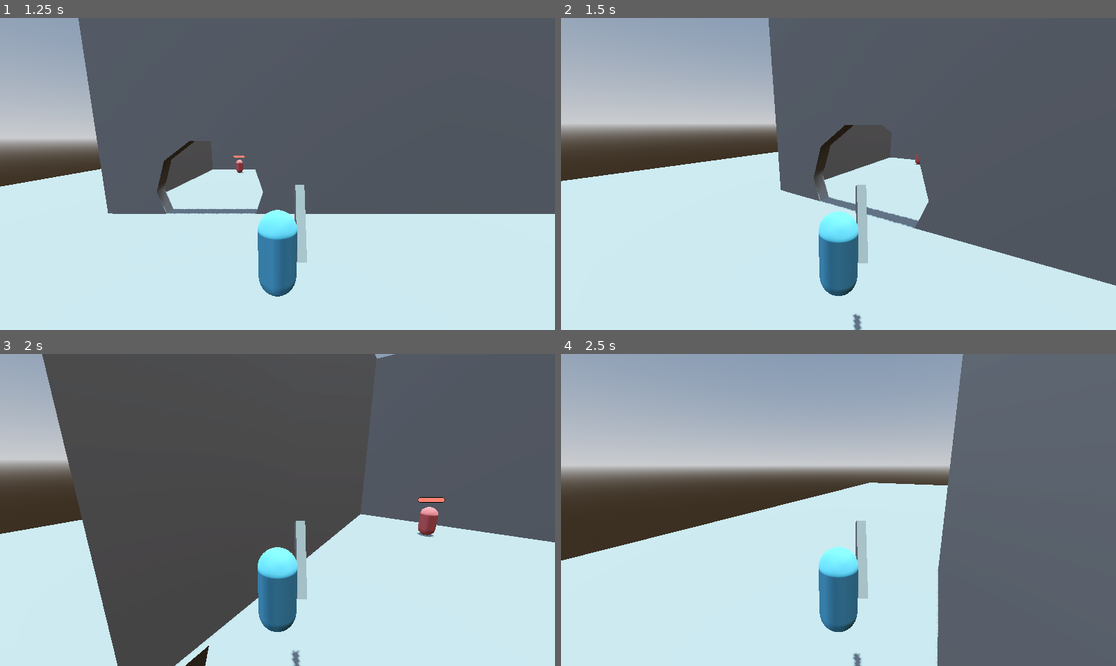
Above: before the commit, frames 1-4 (two rows, left to right).
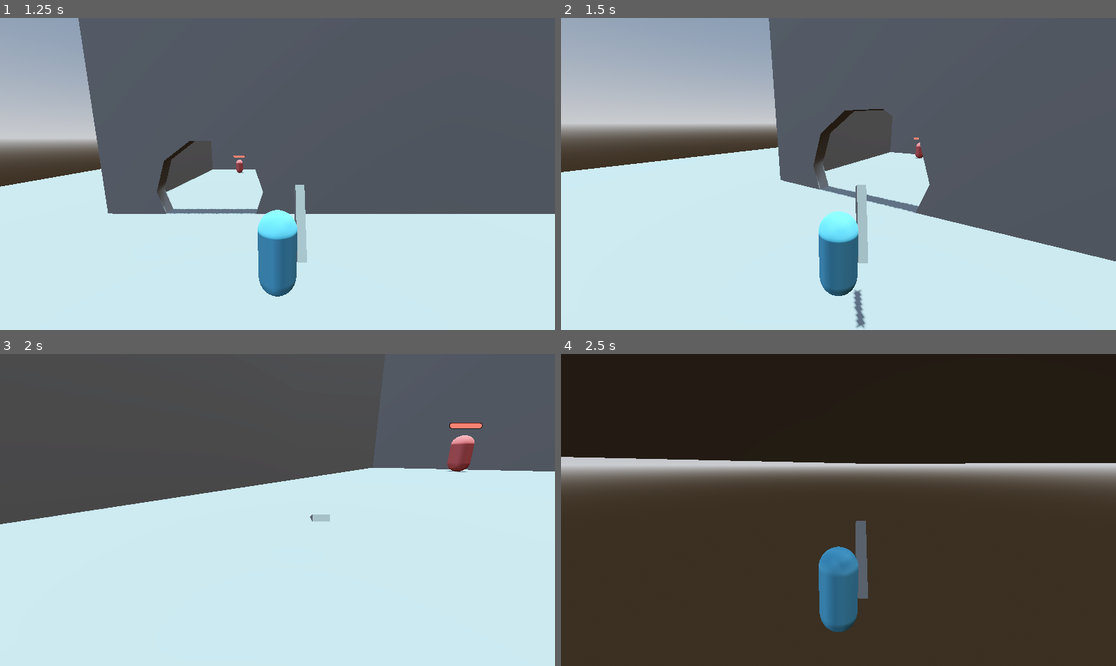
Above: after the commit, the same moments.

Repository: hollisma/mvm-30
Game: Godot game, scene res://scenes/system/main.tscn
The game is run twice, just before and just after one commit, with the same random seed, the same clock (stepped at 60 frames per second) and the same inputs.
Inputs (mouse positions are in pixels of both pictures, inside the frame that each line leads up to):
- Up to frame 1 (1.25 s): tap Enter at 0.5 s; move the mouse to (399, 158) at 0.52 s; hold D (right) from 0.53 s (still down); click (399, 158) at 0.6 s; tap Space (jump) at 0.77 s
- Up to frame 2 (1.5 s): move the mouse to (810, 174) at 1.27 s; release D (right) at 1.28 s; hold W (forward) from 1.28 s (still down); tap ` (dev_freefly) at 1.35 s
- Up to frame 3 (2 s): keep holding W (forward); tap Space (jump) at 1.52 s
- Up to frame 4 (2.5 s): keep holding W (forward); move the mouse to (849, 503) at 2.02 s; hold Shift (sprint) from 2.03 s (still down)

Frame 1 is identical in both runs. In frame 2, 5.5% of the frame differs, in the area x 0-100%, y 1-100%; in frame 3, 33%; in frame 4, 87%, in the area x 0-100%, y 0-100%.

Commit message:
clean up some stuff

Diff:
--- a/scenes/characters/player.gd
+++ b/scenes/characters/player.gd
@@ -17,14 +17,14 @@
 @export var freefly_speed := 25.0
 
 @onready var collider: CollisionShape3D = $Collider
-@onready var head: Node3D = $Visuals/Head
-@onready var sword: CandyCaneSword = $Visuals/RightHand/CandyCaneSword
+@onready var sword: CandyCaneSword = $RightHand/CandyCaneSword
 @onready var animation_player: AnimationPlayer = $AnimationPlayer
 
 @onready var camera_root_offset: Node3D = $CameraRootOffset
 @onready var camera_pivot: Node3D = $CameraRootOffset/CameraPivot
 @onready var camera_boom: SpringArm3D = $CameraRootOffset/CameraPivot/CameraBoom
 @onready var camera_leaf_offset: Node3D = $CameraRootOffset/CameraPivot/CameraBoom/CameraLeafOffset
+@onready var camera: Camera3D = $CameraRootOffset/CameraPivot/CameraBoom/CameraLeafOffset/Camera
 
 var _move_speed := 0.0
 var _look_rotation: Vector2
@@ -103,7 +103,7 @@
 
 func _do_freefly_move(delta: float):
 	var input_dir := Input.get_vector("left", "right", "forward", "backward")
-	var motion_dir := (head.global_basis * Vector3(input_dir.x, 0, input_dir.y)).normalized()
+	var motion_dir := (camera.global_basis * Vector3(input_dir.x, 0, input_dir.y)).normalized()
 	var motion := motion_dir * freefly_speed * delta
 	move_and_collide(motion)
 
--- a/scenes/characters/player.tscn
+++ b/scenes/characters/player.tscn
@@ -1,6 +1,7 @@
-[gd_scene load_steps=9 format=3 uid="uid://njraxn2ljfto"]
+[gd_scene load_steps=10 format=3 uid="uid://njraxn2ljfto"]
 
 [ext_resource type="Script" uid="uid://brcqkn2i6iwc3" path="res://scenes/characters/player.gd" id="1_rp718"]
+[ext_resource type="PackedScene" uid="uid://dth1id2rekshn" path="res://scenes/interfaces/damageable.tscn" id="2_76oj4"]
 [ext_resource type="PackedScene" uid="uid://8tbebxmq5d6p" path="res://scenes/objects/candy_cane_sword.tscn" id="2_yewv4"]
 
 [sub_resource type="CapsuleShape3D" id="CapsuleShape3D_iof21"]
@@ -20,7 +21,7 @@
 tracks/0/type = "value"
 tracks/0/imported = false
 tracks/0/enabled = true
-tracks/0/path = NodePath("Visuals/RightHand:rotation")
+tracks/0/path = NodePath("RightHand:rotation")
 tracks/0/interp = 1
 tracks/0/loop_wrap = true
 tracks/0/keys = {
@@ -32,7 +33,7 @@
 tracks/1/type = "value"
 tracks/1/imported = false
 tracks/1/enabled = true
-tracks/1/path = NodePath("Visuals/RightHand:position")
+tracks/1/path = NodePath("RightHand:position")
 tracks/1/interp = 1
 tracks/1/loop_wrap = true
 tracks/1/keys = {
@@ -47,7 +48,7 @@
 tracks/0/type = "value"
 tracks/0/imported = false
 tracks/0/enabled = true
-tracks/0/path = NodePath("Visuals/RightHand:rotation")
+tracks/0/path = NodePath("RightHand:rotation")
 tracks/0/interp = 1
 tracks/0/loop_wrap = true
 tracks/0/keys = {
@@ -59,7 +60,7 @@
 tracks/1/type = "value"
 tracks/1/imported = false
 tracks/1/enabled = true
-tracks/1/path = NodePath("Visuals/RightHand:position")
+tracks/1/path = NodePath("RightHand:position")
 tracks/1/interp = 1
 tracks/1/loop_wrap = true
 tracks/1/keys = {
@@ -79,6 +80,8 @@
 collision_layer = 2
 script = ExtResource("1_rp718")
 
+[node name="Damageable" parent="." unique_id=710555215 instance=ExtResource("2_76oj4")]
+
 [node name="Collider" type="CollisionShape3D" parent="." unique_id=1324870049]
 transform = Transform3D(1, 0, 0, 0, 1, 0, 0, 0, 1, 0, 0.9, 0)
 shape = SubResource("CapsuleShape3D_iof21")
@@ -91,14 +94,11 @@
 cast_shadow = 0
 mesh = SubResource("CapsuleMesh_ucva2")
 
-[node name="Head" type="Node3D" parent="Visuals" unique_id=372346071]
-transform = Transform3D(1, 0, 0, 0, 1, 0, 0, 0, 1, 0, 1.7, 0)
-
-[node name="RightHand" type="Node3D" parent="Visuals" unique_id=717463165]
+[node name="RightHand" type="Node3D" parent="." unique_id=717463165]
 transform = Transform3D(1, 0, 0, 0, 1, 0, 0, 0, 1, 0.49999997, 1.4000001, -0.4)
 
-[node name="CandyCaneSword" parent="Visuals/RightHand" unique_id=358481938 instance=ExtResource("2_yewv4")]
-transform = Transform3D(1, 0, 0, 0, 0.90630776, 0.42261827, 0, -0.42261827, 0.90630776, 0, 0, 0)
+[node name="CandyCaneSword" parent="RightHand" unique_id=358481938 instance=ExtResource("2_yewv4")]
+transform = Transform3D(1, 0, 0, 0, 0.90630776, 0.4226183, 0, -0.4226183, 0.90630776, 0, 0, 0)
 
 [node name="CameraRootOffset" type="Node3D" parent="." unique_id=1679834426]
 
--- a/scenes/enemies/enemy.tscn
+++ b/scenes/enemies/enemy.tscn
@@ -4,24 +4,26 @@
 [ext_resource type="PackedScene" uid="uid://dth1id2rekshn" path="res://scenes/interfaces/damageable.tscn" id="2_8e3ao"]
 [ext_resource type="PackedScene" uid="uid://beax78p4udixi" path="res://scenes/enemies/health_bar.tscn" id="3_38ino"]
 
+[sub_resource type="CapsuleShape3D" id="CapsuleShape3D_8e3ao"]
+
 [sub_resource type="StandardMaterial3D" id="StandardMaterial3D_6xk8f"]
 albedo_color = Color(0.88, 0.41360003, 0.41360003, 1)
 
 [sub_resource type="CapsuleMesh" id="CapsuleMesh_6xk8f"]
 
-[sub_resource type="CapsuleShape3D" id="CapsuleShape3D_8e3ao"]
-
 [node name="Enemy" type="CharacterBody3D" unique_id=286009393]
 script = ExtResource("1_6xk8f")
 
-[node name="Mesh" type="MeshInstance3D" parent="." unique_id=569980125]
-material_override = SubResource("StandardMaterial3D_6xk8f")
-mesh = SubResource("CapsuleMesh_6xk8f")
+[node name="Damageable" parent="." unique_id=710555215 instance=ExtResource("2_8e3ao")]
 
 [node name="Collider" type="CollisionShape3D" parent="." unique_id=1071146617]
 shape = SubResource("CapsuleShape3D_8e3ao")
 
-[node name="Damageable" parent="." unique_id=710555215 instance=ExtResource("2_8e3ao")]
+[node name="Visuals" type="Node3D" parent="." unique_id=376280523]
+
+[node name="Mesh" type="MeshInstance3D" parent="Visuals" unique_id=569980125]
+material_override = SubResource("StandardMaterial3D_6xk8f")
+mesh = SubResource("CapsuleMesh_6xk8f")
 
 [node name="HealthBar" parent="." unique_id=1092299156 instance=ExtResource("3_38ino")]
 transform = Transform3D(1, 0, 0, 0, 1, 0, 0, 0, 1, 0, 1.5, 0)
--- a/scenes/objects/candy_cane_sword.tscn
+++ b/scenes/objects/candy_cane_sword.tscn
@@ -8,12 +8,14 @@
 [node name="CandyCaneSword" type="Node3D" unique_id=358481938]
 script = ExtResource("1_bvdko")
 
-[node name="Mesh" type="CSGBox3D" parent="." unique_id=2104370970]
-transform = Transform3D(1, 0, 0, 0, 1, 0, 0, 0, 1, 2.2351742e-08, 1.4901161e-07, 1.4901161e-08)
-size = Vector3(0.2, 1.6, 0.4)
-
 [node name="CollisionArea" type="Area3D" parent="." unique_id=1427454386]
 
 [node name="Collider" type="CollisionShape3D" parent="CollisionArea" unique_id=1077742644]
 transform = Transform3D(1, 0, 0, 0, 1, 0, 0, 0, 1, 5.2154064e-08, -8.046627e-07, 1.4901161e-08)
 shape = SubResource("BoxShape3D_u03ek")
+
+[node name="Visuals" type="Node3D" parent="." unique_id=2067556422]
+
+[node name="Mesh" type="CSGBox3D" parent="Visuals" unique_id=2104370970]
+transform = Transform3D(1, 0, 0, 0, 1, 0, 0, 0, 1, 2.2351742e-08, 1.4901161e-07, 1.4901161e-08)
+size = Vector3(0.2, 1.6, 0.4)
